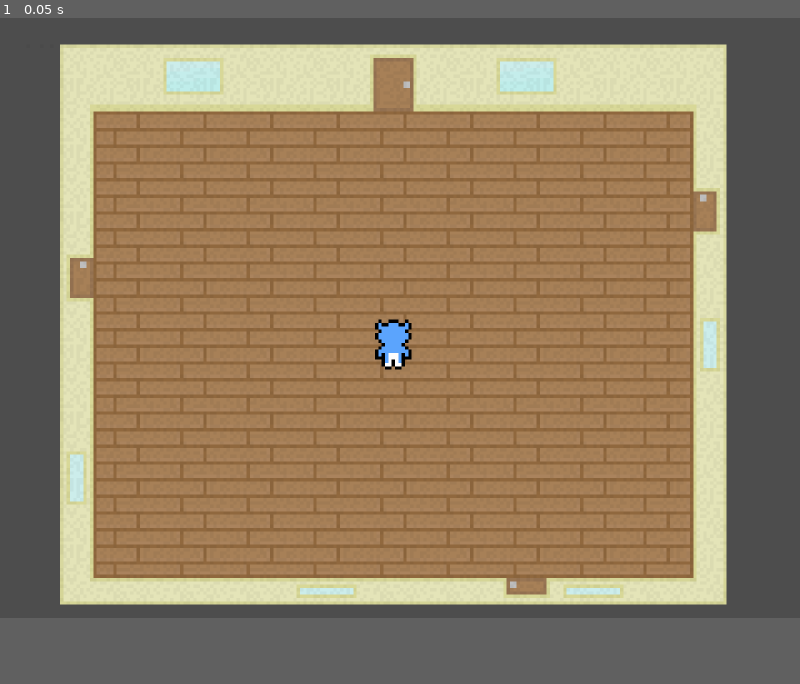
Above: before the commit, frame 1.
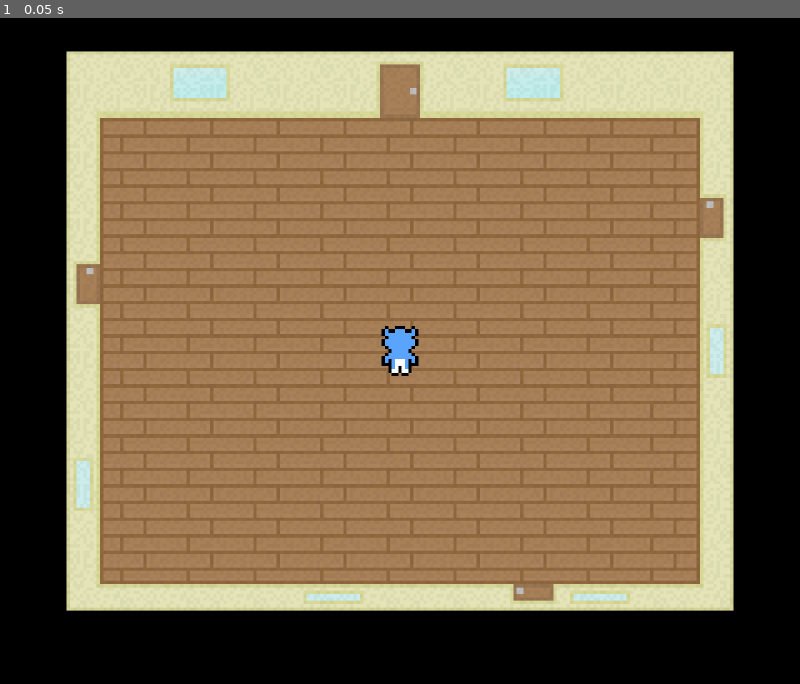
Above: after the commit, the same moment.

Repository: Furryous-Games/Practice-Run---Nyctophobia
Game: Godot game, scene res://Scenes/nyctophobia_game.tscn
Two runs of this game, one before a commit and one after it. Both use one fixed random seed, a clock stepped at 60 frames per second and the inputs below.
Inputs:
- Up to frame 1 (0.05 s): no input
In our replay, the window is 800x600 before the commit and 800x666 after it. These sizes can differ from the game's own. Grey fills any space a smaller window leaves; there, only what the larger window draws over its background counts as a difference.

The runs differ from the first frame. In frame 1, 39% of the frame differs, in the area x 0-100%, y 0-91%.

Commit message:
Developed Door System

Diff:
--- a/Nyctophobia Game/Scenes/nyctophobia_game.tscn
+++ b/Nyctophobia Game/Scenes/nyctophobia_game.tscn
@@ -1,8 +1,8 @@
 [gd_scene load_steps=6 format=3 uid="uid://lhce756532wj"]
 
-[ext_resource type="Script" uid="uid://g8pqkqh6xfnj" path="res://scripts/main_script.gd" id="1_v57t4"]
-[ext_resource type="Texture2D" uid="uid://d2nvyfnik0rhk" path="res://assets/sprites/roomTileset.png" id="2_vhfn7"]
-[ext_resource type="PackedScene" uid="uid://bn6ku55hacl74" path="res://scenes/player.tscn" id="3_vhfn7"]
+[ext_resource type="Script" uid="uid://g8pqkqh6xfnj" path="res://Scripts/main_script.gd" id="1_v57t4"]
+[ext_resource type="Texture2D" uid="uid://d2nvyfnik0rhk" path="res://Assets/sprites/roomTileset.png" id="2_vhfn7"]
+[ext_resource type="PackedScene" uid="uid://bn6ku55hacl74" path="res://Scenes/player.tscn" id="3_vhfn7"]
 
 [sub_resource type="TileSetAtlasSource" id="TileSetAtlasSource_iw1gg"]
 texture = ExtResource("2_vhfn7")
@@ -71,6 +71,9 @@
 [node name="Main Script" type="Node" parent="."]
 script = ExtResource("1_v57t4")
 
+[node name="Camera" type="Camera2D" parent="."]
+position = Vector2(110, 90)
+
 [node name="Tile Sets" type="Node2D" parent="."]
 
 [node name="Room Tilemap" type="TileMap" parent="Tile Sets"]
@@ -79,3 +82,4 @@
 layer_0/tile_data = PackedInt32Array(0, 0, 1, 1, 65536, 1, 2, 131072, 1, 3, 65536, 1, 4, 65536, 1, 5, 196608, 1, 6, 655 …(5824 unchanged characters)…
 
 [node name="Player" parent="." instance=ExtResource("3_vhfn7")]
+position = Vector2(-32, 0)
--- a/Nyctophobia Game/Scripts/main_script.gd
+++ b/Nyctophobia Game/Scripts/main_script.gd
@@ -1,9 +1,12 @@
 extends Node
 
 @onready var room_tilemap: TileMap = $"../Tile Sets/Room Tilemap"
+@onready var player: Node2D = $"../Player"
+@onready var camera: Camera2D = $"../Camera"
 
 # Master grid for information about the house
 var house_grid = []
+var curr_room = Vector2(0, 0)
 
 # Holds information about the size of the house in "rooms x rooms"
 const house_size = 2
@@ -12,16 +15,25 @@
 const room_size_x = 11
 const room_size_y = 9
 
+# Holds information for moving the camera around
+const original_camera_pos = Vector2(110, 90)
+
 # Defines what each atlas coord is in terms of building type
 const building_type_by_atlas_coords = {
 	"wall": [Vector2i(0, 1), Vector2i(1, 1), Vector2i(4, 1), Vector2i(0, 2), Vector2i(4, 2), Vector2i(0, 5), Vector2i(1, 5), Vector2i(4, 5)],
 	"floor": [Vector2i(1, 2), Vector2i(2, 2), Vector2i(3, 2), Vector2i(1, 3), Vector2i(2, 3), Vector2i(3, 3), Vector2i(1, 4), Vector2i(2, 4), Vector2i(3, 4)],
 	"window": [Vector2i(2, 1), Vector2i(0, 3), Vector2i(4, 3), Vector2i(2, 5)],
-	"door": [Vector2i(3, 1), Vector2i(0, 4), Vector2i(4, 4), Vector2i(3, 5)]
+	"door_n": [Vector2i(3, 1)],
+	"door_w": [Vector2i(0, 4)],
+	"door_e": [Vector2i(4, 4)],
+	"door_s": [Vector2i(3, 5)]
 	}
 
 # Called when the node enters the scene tree for the first time.
 func _ready() -> void:
+	# Provides a pointer to the main script for the player
+	player.main_script = self
+
 	# Sets up the house grid to be a square 2D list
 	for y in range(house_size):
 		house_grid.append([])
@@ -70,6 +82,60 @@
 					# Sets the found tile type in the house grid
 					house_grid[house_y][house_x][room_y][room_x]["type"] = tile_type
 
+
+func move_to_room(new_room, door_entered) -> void:
+	# Checks if the door is valid and unlocked
+	if (
+		# Checks that the expected room is within bounds
+		new_room.x >= 0 and new_room.y >= 0 and new_room.x < house_size and new_room.y < house_size
+		):
+
+		# Defines what door for the program to search for when determining where to place the player in the new room
+		var new_door_direction = (
+			"door_n" if door_entered == "door_s" else
+			"door_e" if door_entered == "door_w" else
+			"door_s" if door_entered == "door_n" else
+			"door_w"
+		)
+
+		# Gets the location of the determined door in the new room
+		var new_room_door_location = get_door_location_in_room(new_room, new_door_direction)
+
+		# Defines the offset from the door depending on what type it is
+		var spawn_tile = new_room_door_location + (
+			Vector2(0, -1) if door_entered == "door_n" else
+			Vector2(1, 0) if door_entered == "door_e" else
+			Vector2(0, 1) if door_entered == "door_s" else
+			Vector2(-1, 0)
+			)
+
+		# Updates the player's position
+		player.player_pos = spawn_tile
+		# Stop any ongoing movements
+		player.tween_pos.stop()
+		# Move the player's visual to the new location
+		player.position = (spawn_tile + Vector2(new_room[0] * 12, new_room[1] * 10)) * 20
+
+		# Update the camera's position to the new room
+		camera.position = original_camera_pos + Vector2(new_room[0] * 12 * 20, new_room[1] * 10 * 20)
+
+		# Update the current room to the new room
+		curr_room = new_room
+
+	else:
+		print("The door is locked!")
+
+func get_door_location_in_room(room_pos, door_direction) -> Vector2:
+	var new_room_grid = house_grid[room_pos.y][room_pos.x]
+
+	for room_y in range(len(new_room_grid)):
+		for room_x in range(len(new_room_grid[room_y])):
+			if new_room_grid[room_y][room_x]["type"] == door_direction:
+				return Vector2(room_x, room_y)
+
+	return Vector2(-1, -1)
+
+
 # Called every frame. 'delta' is the elapsed time since the previous frame.
 func _process(delta: float) -> void:
 	pass
--- a/Nyctophobia Game/project.godot
+++ b/Nyctophobia Game/project.godot
@@ -18,7 +18,7 @@
 [display]
 
 window/size/viewport_width=720
-window/size/viewport_height=540
+window/size/viewport_height=600
 window/stretch/scale=3.0
 
 [rendering]
@@ -26,3 +26,4 @@
 textures/canvas_textures/default_texture_filter=0
 renderer/rendering_method="gl_compatibility"
 renderer/rendering_method.mobile="gl_compatibility"
+environment/defaults/default_clear_color=Color(0, 0, 0, 1)
--- a/Nyctophobia Game/scenes/player.tscn
+++ b/Nyctophobia Game/scenes/player.tscn
@@ -1,10 +1,7 @@
-[gd_scene load_steps=15 format=3 uid="uid://bn6ku55hacl74"]
+[gd_scene load_steps=14 format=3 uid="uid://bn6ku55hacl74"]
 
-[ext_resource type="Script" uid="uid://dx3oxv2hrkqpr" path="res://scripts/player.gd" id="1_3vyb7"]
-[ext_resource type="Texture2D" uid="uid://dowa1opmxjpww" path="res://assets/sprites/CharacterModels.png" id="2_g2els"]
-
-[sub_resource type="PhysicsMaterial" id="PhysicsMaterial_3vyb7"]
-friction = 0.0
+[ext_resource type="Script" uid="uid://dx3oxv2hrkqpr" path="res://Scripts/player.gd" id="1_3vyb7"]
+[ext_resource type="Texture2D" uid="uid://dowa1opmxjpww" path="res://Assets/sprites/CharacterModels.png" id="2_g2els"]
 
 [sub_resource type="AtlasTexture" id="AtlasTexture_g2els"]
 atlas = ExtResource("2_g2els")
@@ -103,11 +100,13 @@
 z_index = 1
 script = ExtResource("1_3vyb7")
 
-[node name="AnimatableBody2D" type="AnimatableBody2D" parent="."]
-physics_material_override = SubResource("PhysicsMaterial_3vyb7")
-sync_to_physics = false
-
-[node name="Sprite2D" type="AnimatedSprite2D" parent="AnimatableBody2D"]
+[node name="Player Sprite" type="AnimatedSprite2D" parent="."]
 position = Vector2(10, 10)
 sprite_frames = SubResource("SpriteFrames_3v2ag")
 animation = &"walk_up"
+
+[node name="Walk Cooldown" type="Timer" parent="."]
+wait_time = 0.2
+one_shot = true
+
+[connection signal="timeout" from="Walk Cooldown" to="." method="_on_walk_cooldown_timeout"]
--- a/Nyctophobia Game/scripts/player.gd
+++ b/Nyctophobia Game/scripts/player.gd
@@ -1,57 +1,119 @@
 extends Node2D
 
+var main_script = null
+
+@onready var player_sprite: AnimatedSprite2D = $"Player Sprite"
+@onready var walk_cooldown: Timer = $"Walk Cooldown"
+
 # Stores the player's position in relation to the tiles; "5, 4" is the center of a 11x9 room
-var player_pos: Array[int] = [5, 4]
+var player_pos = Vector2(5, 4)
 # For tweening (allows for smooth movement)
 var tween_pos: Tween
-
 
 func _ready() -> void:
 	self.position = Vector2(player_pos[0] * 20, player_pos[1] * 20)
 
-
 # Whether or not a move command is currently being enacted
 var executing := false
 # To store the next input given while the movement animation is playing
-var move_cue := []
+var next_movement = null
 
 
 # Handles user inputs
 func _input(event: InputEvent) -> void:
-	# return if not an accepted input; allows one additional input to be cued
-	if (
-		not event is InputEventKey
-		or event.as_text() not in ["Up", "Down", "Right", "Left"]
-		or event.is_released()
-		or move_cue.size() > 1
-	):
-		return
-	# Stores the input as text ("Up", "Down", "Right", "Left")
-	var key: String = event.as_text()
-	# Stores the next input to be played once the current ends
-	move_cue.append([1 if key == "Up" or key == "Down" else 0, 1 if key == "Down" or key == "Right" else -1, key])
+	if event.is_pressed():
+		# Handles events for when a directional key is pressed
+		if event.as_text() in ["Up", "Down", "Right", "Left", "W", "A", "S", "D"]:
+			# return if not an accepted input; allows one additional input to be cued
+			if (
+				not event is InputEventKey
+				or next_movement != null
+			):
+				return
 
-	# If animation is currently playing (move being performed): return
-	if executing:
-		return
-	executing = true
+			# Stores the input as text ("Up", "Down", "Right", "Left")
+			var key: String = event.as_text()
 
-	# Move player position; animates the movent
-	# NOTE: Waiting until the full movement ends before accepting another input felt unresponsive. \
-		# This remedies that, though it also doesn't feel quite right
-	# Performs the cued movement inputs
-	while move_cue.size() != 0:
-		player_pos[move_cue[0][0]] += move_cue[0][1]
+			# Converts WASD keys into directional keys
+			if key in ["W", "A", "S", "D"]:
+				key = "Up" if key == "W" else "Right" if key == "D" else "Down" if key == "S" else "Left"
+
+			var expected_movement = [
+				Vector2(0 if not key in ["Left", "Right"] else 1 if key == "Right" else -1,
+				0 if not key in ["Up", "Down"] else 1 if key == "Down" else -1),
+				key
+				]
+
+			# Checks to ensure that the expected tile is clear
+			var expected_tile_pos = player_pos + expected_movement[0]
+			var expected_tile_metadata = main_script.house_grid[main_script.curr_room[1]][main_script.curr_room[0]][expected_tile_pos[1]][expected_tile_pos[0]]
+
+			if expected_tile_metadata["type"] != "floor" or expected_tile_metadata["object"] != null:
+				return
+
+			# Stores the next input to be played once the current ends
+			next_movement = expected_movement
+
+			# If animation is currently playing (move being performed): return
+			if executing:
+				return
+			executing = true
+
+			# Move player position; animates the movent
+			# NOTE: Waiting until the full movement ends before accepting another input felt unresponsive. \
+				# This remedies that, though it also doesn't feel quite right
+			# Performs the cued movement inputs
+			move_player()
+
+		# Handles events for when an interact key is pressed
+		if event.as_text() in ["E", "Enter"]:
+			var expected_tile_pos
+			var expected_tile_metadata
+
+			# Checks the surrounding tiles for interactable objects
+			for check_tile_pos in [Vector2(0, -1), Vector2(1, 0), Vector2(0, 1), Vector2(-1, 0)]:
+				expected_tile_pos = player_pos + check_tile_pos
+				expected_tile_metadata = main_script.house_grid[main_script.curr_room[1]][main_script.curr_room[0]][expected_tile_pos[1]][expected_tile_pos[0]]
+
+				var door_room_change = {
+					"door_n": Vector2(0, -1),
+					"door_e": Vector2(1, 0),
+					"door_s": Vector2(0, 1),
+					"door_w": Vector2(-1, 0),
+				}
+
+				# Checks if the object is a door
+				if expected_tile_metadata["type"] in door_room_change.keys():
+					var expected_room = main_script.curr_room + door_room_change[expected_tile_metadata["type"]]
+					print("There is a door here!")
+					main_script.move_to_room(expected_room, expected_tile_metadata["type"])
+					break
+
+func move_player() -> void:
+	# Checks if there is a cued movement
+	if next_movement != null:
+		# Updates the player's current position
+		player_pos += next_movement[0]
+
+		# Moves the player's visual smoothly along the planned path
 		tween_pos = create_tween().set_ease(Tween.EASE_OUT).set_trans(Tween.TRANS_SINE)
-		tween_pos.tween_property(self, "position", Vector2(player_pos[0] * 20, player_pos[1] * 20), 0.2)
+		tween_pos.tween_property(self, "position", Vector2(player_pos[0] + (main_script.curr_room[0] * 12), player_pos[1] + (main_script.curr_room[1] * 10)) * 20, 0.2)
+
 		# Sets the animation according to the direction of the input
-		match move_cue[0][2]:
-			"Up": $AnimatableBody2D/Sprite2D.animation = "walk_up"
-			"Down": $AnimatableBody2D/Sprite2D.animation = "walk_down"
-			"Left": $AnimatableBody2D/Sprite2D.animation = "walk_left"
-			"Right": $AnimatableBody2D/Sprite2D.animation = "walk_right"
-		$AnimatableBody2D/Sprite2D.frame = 1
-		move_cue.remove_at(0)
-		await get_tree().create_timer(0.2).timeout
-		$AnimatableBody2D/Sprite2D.frame = 0
+		match next_movement[1]:
+			"Up": player_sprite.animation = "walk_up"
+			"Down": player_sprite.animation = "walk_down"
+			"Left": player_sprite.animation = "walk_left"
+			"Right": player_sprite.animation = "walk_right"
+		player_sprite.frame = 1
+
+		# Clears the player's next movement
+		next_movement = null
+		walk_cooldown.start()
+
+func _on_walk_cooldown_timeout() -> void:
+	player_sprite.frame = 0
+
 	executing = false
+
+	move_player()
Not shown, changed: Nyctophobia Game/assets/sprites/CharacterModels.png.import
Not shown, changed: Nyctophobia Game/assets/sprites/roomTileset.png.import
